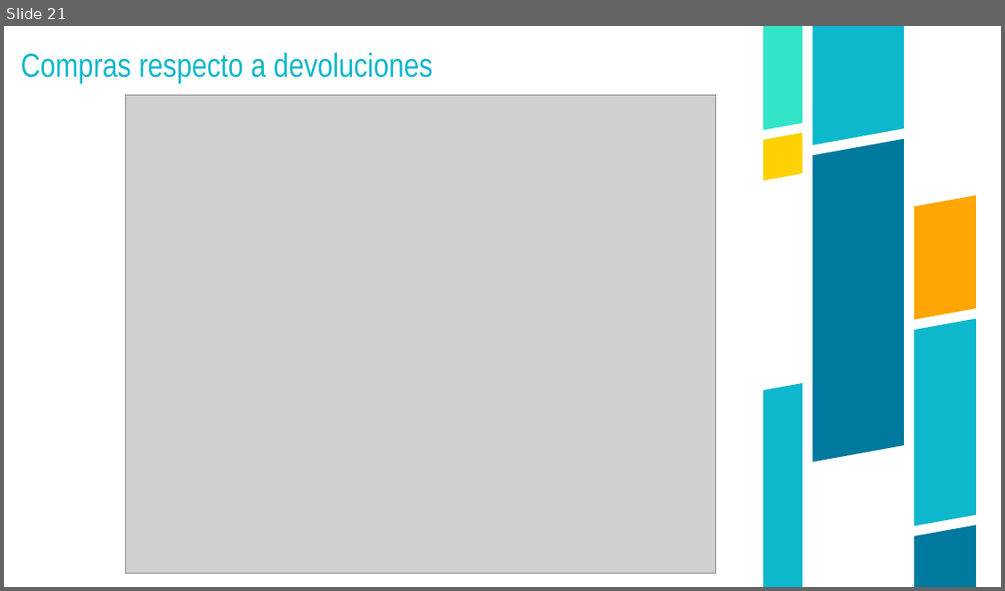
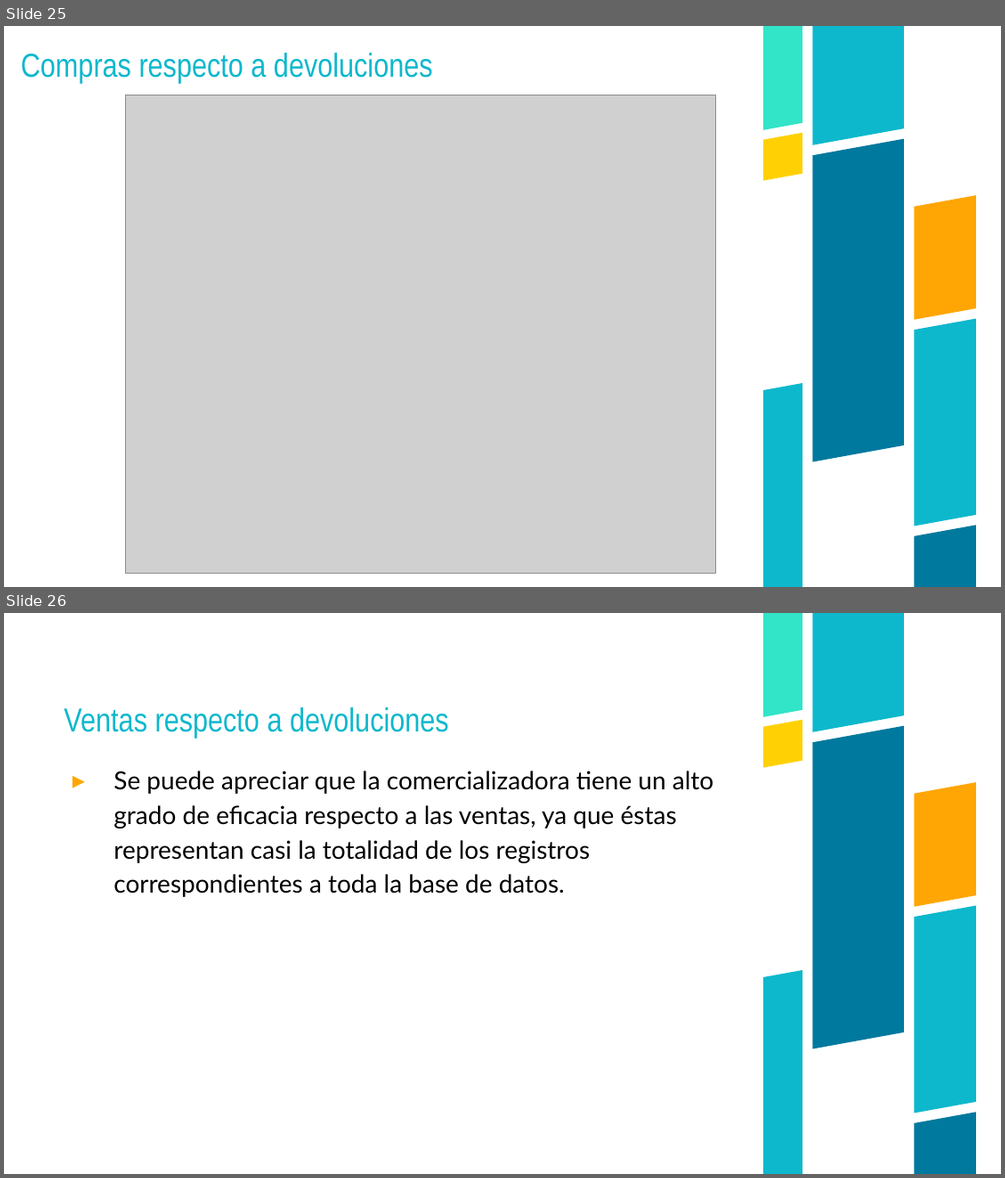
Before and after one commit to cirssax/VisualizacionDatos, a slide deck: Online retail.pptx. Shown one above the other, each under a label of ours: slide 21 before the commit, slides 25 and 26 after it. The pictures are 1005x591 and 1005x1178 pixels, drawn with LibreOffice and Linux fonts; fonts in the diff are those of the drawing; grey boxes stand for pictures. Boxes give left, top, right and bottom in pixels: in the first picture for what was removed or moved away, otherwise in the second. Text is boxed around its words. In the diff, an @@ line names an element or a change of style, - is before the commit and + after.

Commit message:
Se mejora presentacion de la base de datos y se corrigen algunos comentarios de graficos

```diff
--- a/Online retail.pptx
+++ b/Online retail.pptx
@@ slide 26 added at (4,613,1001,1174), background #FFFFFF; not listed: 8 template elements that a slide beside it also shows @@
@@ title added at (64,707,449,738), 32 pt, text #0DB8CC @@
+Ventas respecto a devoluciones
@@ text added at (113,771,713,897), 24 pt, text #000000 @@
+▸ Se puede apreciar que la comercializadora tiene un alto grado de eficacia respecto a las ventas, ya que éstas representan casi la totalidad de los registros correspondientes a toda la base de datos.
@@ what was slide 21 is now slide 25 @@
```
Also in this commit, not shown: 3 slides changed, 9 other slides added, 1 other file.
